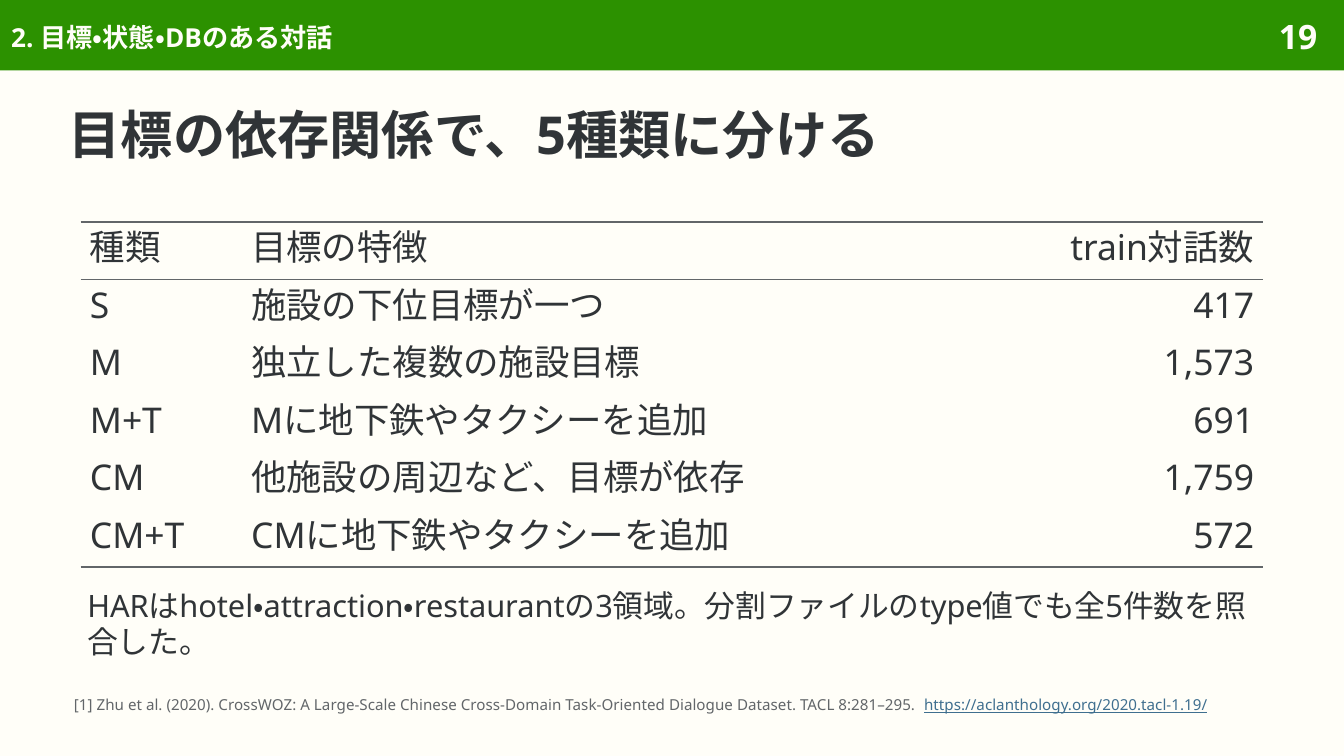
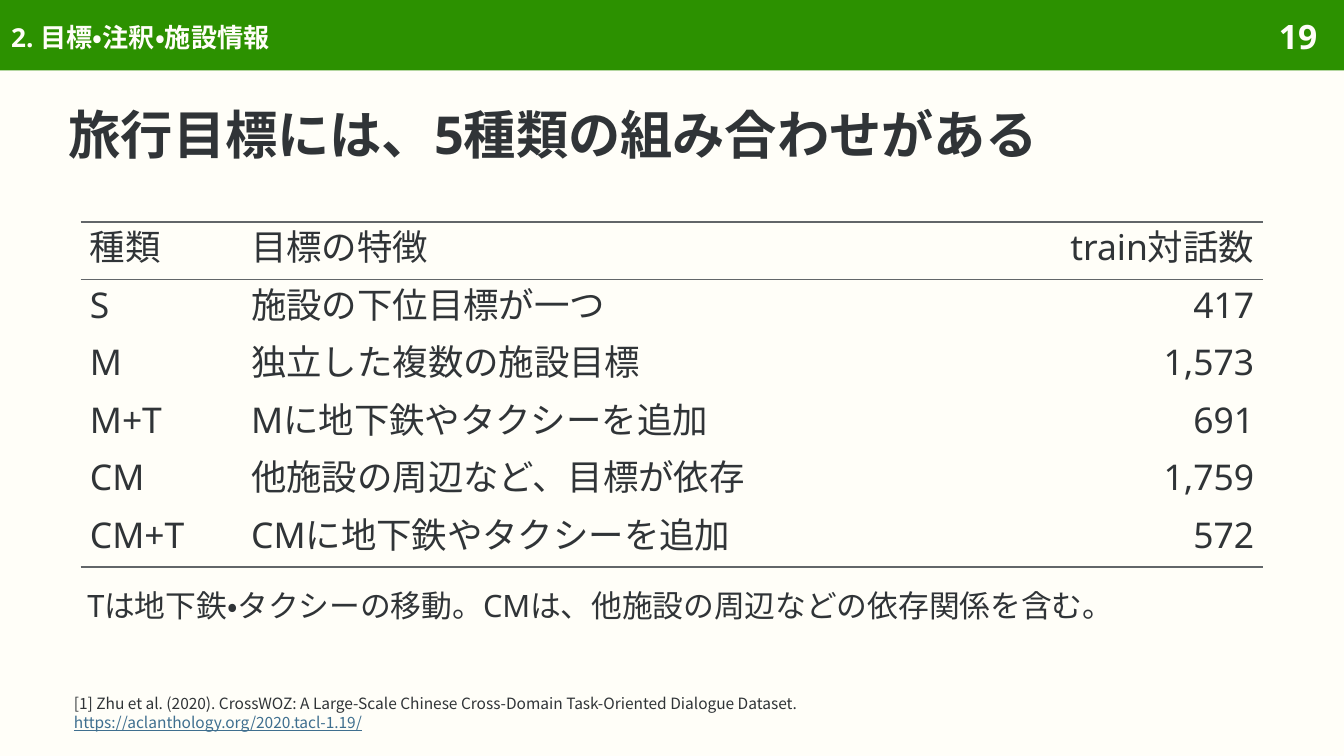
Before and after one commit to sasakiy84/datasets-in-10-minutes, a slide deck: slide 19 of slides/datasets-in-10-minutes-crosswoz.pptx. Drawn at 1344x756 pixels with LibreOffice and Linux fonts; fonts in the diff are those of the drawing. Boxes give left, top, right and bottom in pixels: in the first picture for what was removed or moved away, otherwise in the second. Text is boxed around its words. In the diff, an @@ line names an element or a change of style, - is before the commit and + after.

Commit message:
Revise CrossWOZ explanations around dialogue data and practical use

```diff
--- a/slides/datasets-in-10-minutes-crosswoz.pptx
+++ b/slides/datasets-in-10-minutes-crosswoz.pptx
@@ title at bbox=[11, 24, 269, 50]: text changed @@
-2. 目標・状態・DBのある対話
+2. 目標・注釈・施設情報
@@ title at bbox=[69, 109, 1038, 159]: text changed @@
-目標の依存関係で、5種類に分ける
+旅行目標には、5種類の組み合わせがある
@@ text at bbox=[87, 591, 1113, 620]: text changed @@
-HARはhotel・attraction・restaurantの3領域。分割ファイルのtype値でも全5件数を照合した。
+Tは地下鉄・タクシーの移動。CMは、他施設の周辺などの依存関係を含む。
@@ text at bbox=[74, 696, 797, 732]: text changed; size 8.1 to 8.3 pt; font Noto Sans to Noto Sans CJK JP; text colour #626669 to #303437 @@
-[1] Zhu et al. (2020). CrossWOZ: A Large-Scale Chinese Cross-Domain Task-Oriented Dialogue Dataset. TACL 8:281–295. https://aclanthology.org/2020.tacl-1.19/
+[1] Zhu et al. (2020). CrossWOZ: A Large-Scale Chinese Cross-Domain Task-Oriented Dialogue Dataset.
+https://aclanthology.org/2020.tacl-1.19/
```
Also in this commit, not shown: 54 other slides changed, 3 slides removed, 35 other files.
